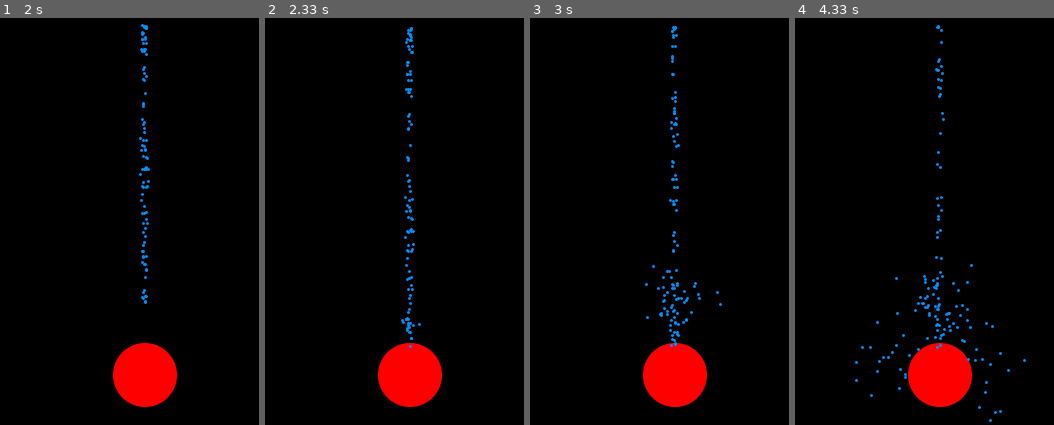
Above: before the commit, frames 1-4 (left to right).
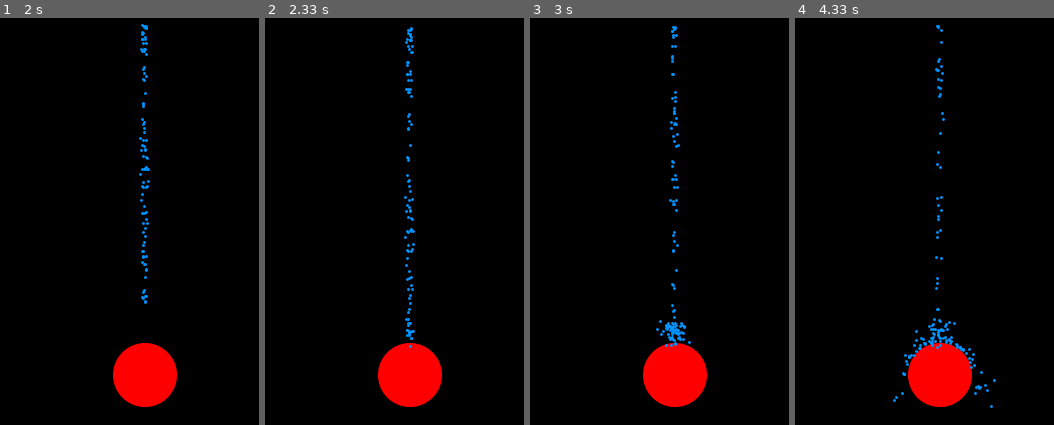
Above: after the commit, the same moments.

Repository: rkibria/Pygame-Community-Easter-Jam-2023
Game: pygame game, started from main.py
The game is run twice, just before and just after one commit, with the same random seed, the same clock (stepped at 60 frames per second) and the same inputs.
Inputs:
- Up to frame 1 (2 s): no input
- Up to frame 2 (2.33 s): no input
- Up to frame 3 (3 s): no input
- Up to frame 4 (4.33 s): no input

Frame 1 is identical in both runs. In frame 2, less than 0.1% of the frame differs, in the area x 52-61%, y 73-79%; in frame 3, 0.6%; in frame 4, 1.4%, in the area x 23-90%, y 1-100%.

Commit message:
unelastic collide

Diff:
--- a/main.py
+++ b/main.py
@@ -68,6 +68,7 @@
         if angle < 90 or angle > -90:
             p_1["velocity"] += Vector2(random.gauss(0, 1), random.gauss(0, 1))
             p_1["velocity"].reflect_ip(p_1_to_2)
+            p_1["velocity"] *= 0.5
 
 def animate_particles(particles):
     """Move all particles"""
